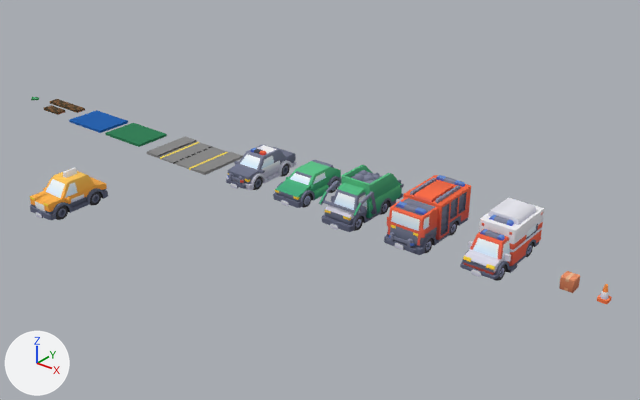
The glTF model static/Models/Taxi/Taxi.gltf as it was, and as the next commit left it.
The view is the same before and after, from a 50 mm camera at (45.9, -30.8, 26.2) aimed at (12.7, 10.6, 0.6). The lights are fixed; the arrows at lower left show +X, +Y and +Z. Where no turn or scale is listed for an object, it has been applied to the vertices.
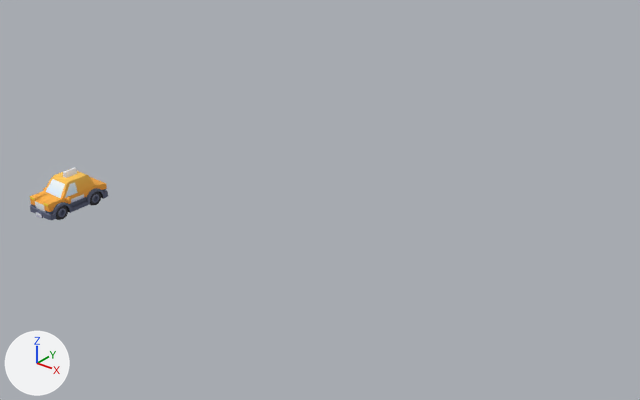
Commit message: Replaced corrupted Taxi Model

Where the change shows, as pixel boxes (x1, y1, x2, y2) in the pictures (640 x 400 px):
'FireTruck ', deleted: before (384, 175, 471, 255)
'Ambulance', deleted: before (460, 198, 544, 281)
'TrashTruck', deleted: before (319, 165, 404, 232)
'PoliceCar', deleted: before (226, 144, 296, 190)
'HatchBack', deleted (green): before (273, 160, 341, 208)
'Object_2.001', deleted: before (147, 136, 243, 175)
'Object_2.002', deleted: before (105, 123, 167, 147)
'Object_2.003', deleted: before (69, 110, 128, 133)
'box', deleted: before (559, 271, 580, 293)
'Object_2.005', deleted: before (50, 99, 85, 113)
'cone', deleted: before (597, 284, 612, 304)
'Object_2.007', deleted: before (44, 105, 65, 115)
'Object_2.004', deleted: before (31, 97, 39, 100)

The edits, one by one:
Object 'Ambulance' (ob_ambulance) is deleted.
Object 'box' (ob_box) is deleted.
Object 'cone' (ob_cone) is deleted.
Object 'FireTruck ' (ob_firetruck) is deleted.
Object 'TrashTruck' (ob_trashtruck) is deleted.
Object 'HatchBack' (ob_hatchback) is deleted.
Object 'PoliceCar' (ob_policecar) is deleted.
Object 'Object_2.001' (ob_object_2_001) is deleted.
Object 'Object_2.002' (ob_object_2_002) is deleted.
Object 'Object_2.003' (ob_object_2_003) is deleted.
Object 'Object_2.004' (ob_object_2_004) is deleted.
Object 'Object_2.005' (ob_object_2_005) is deleted.
Object 'Object_2.007' (ob_object_2_007) is deleted.
